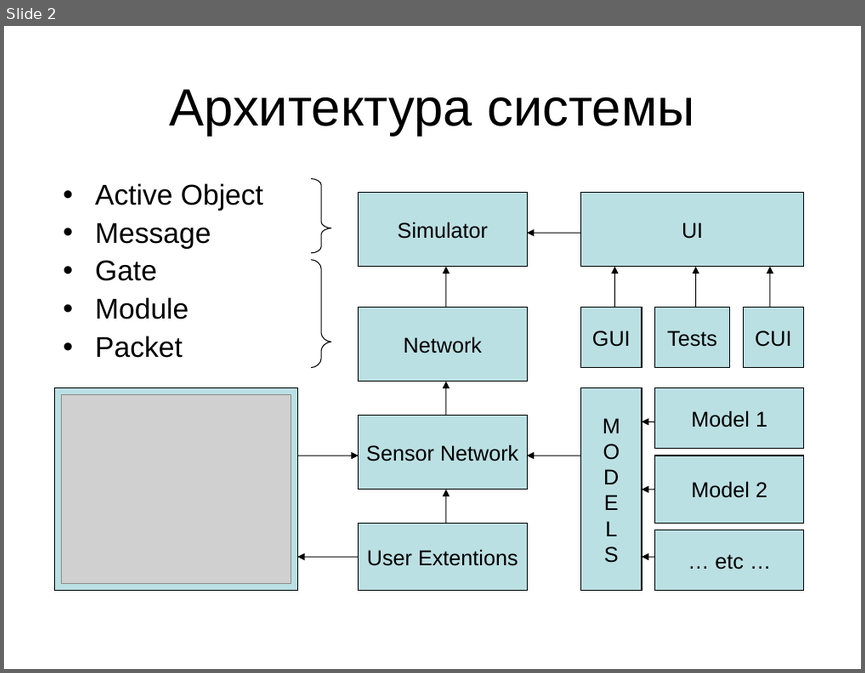
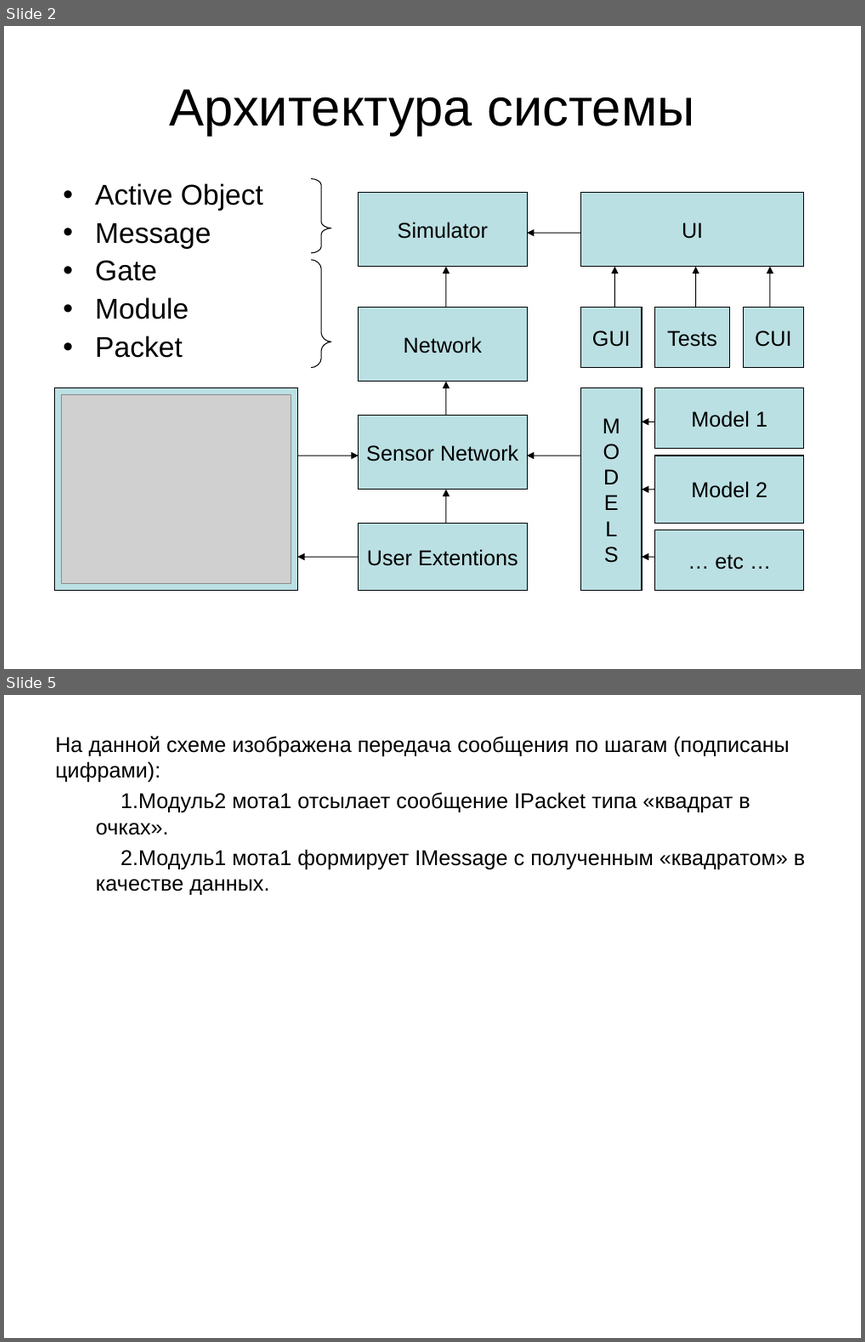
Before and after one commit to morj/jwsn, a slide deck: Introduction.ppt. Shown one above the other, each under a label of ours: slide 2 before the commit, slides 2 and 5 after it; the slides between them are not shown. The pictures are 865x673 and 865x1342 pixels, drawn with LibreOffice and Linux fonts; fonts in the diff are those of the drawing; grey boxes stand for pictures. Boxes give left, top, right and bottom in pixels: in the first picture for what was removed or moved away, otherwise in the second. Text is boxed around its words. In the diff, an @@ line names an element or a change of style, - is before the commit and + after.

```diff
--- a/Introduction.ppt
+++ b/Introduction.ppt
@@ slide 5 added at [4,695,861,1338], background #FFFFFF @@
@@ text added at [55,736,805,895], 18 pt, text #000000 @@
+На данной схеме изображена передача сообщения по шагам (подписаны цифрами):
+1. Модуль2 мота1 отсылает сообщение IPacket типа «квадрат в очках».
+2. Модуль1 мота1 формирует IMessage с полученным «квадратом» в качестве данных.
```
Also in this commit, not shown: 2 slides changed.
